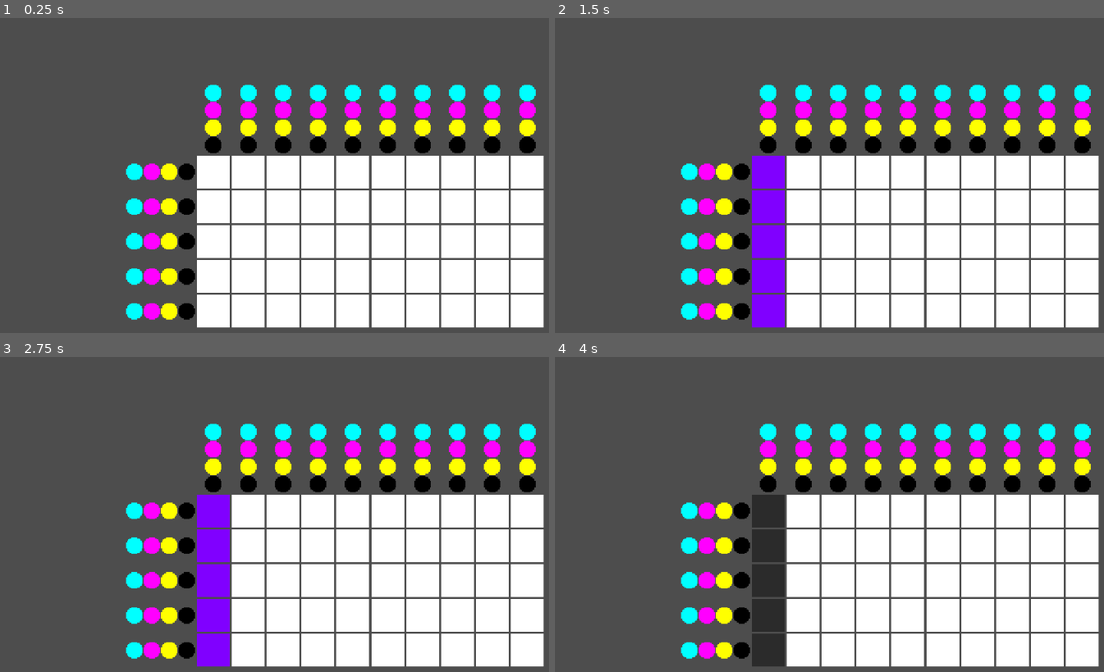
Above: before the commit, frames 1-4 (two rows, left to right).
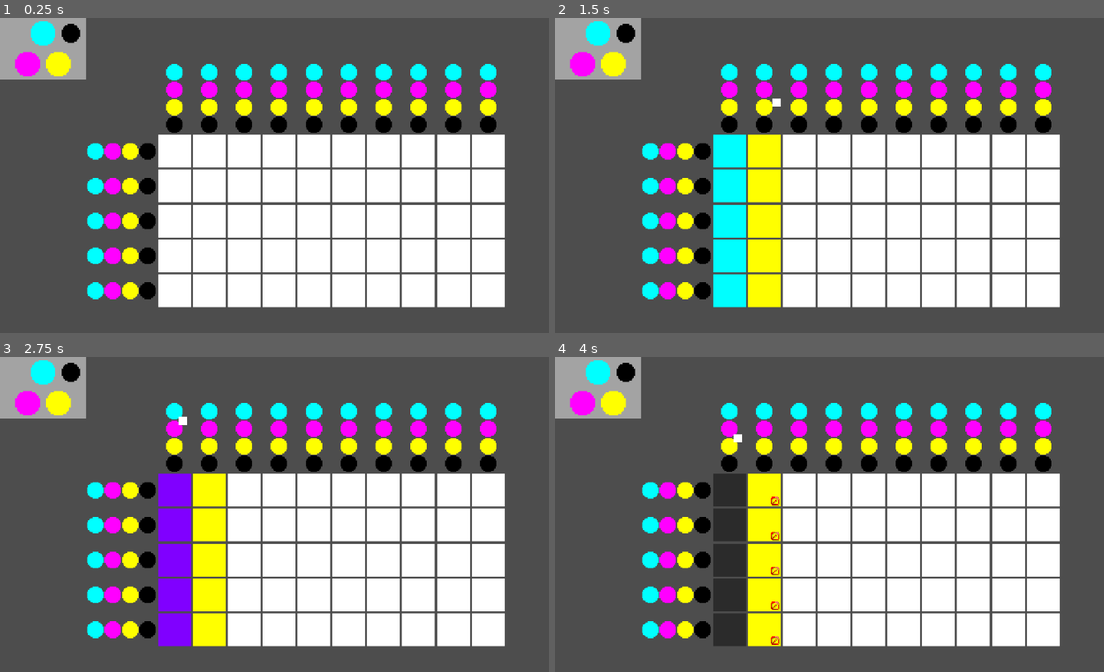
Above: after the commit, the same moments.

Repository: kaminaryu/printing-game
Game: Godot game, scene res://Scenes/main.tscn
Same seed, same stepped clock (60 frames per second), same inputs: the game is played once before the commit and once after it. Before the commit the project starts from res://Objects/Printer/PrintingGrid/printing_grid.tscn.
Inputs (mouse positions are in pixels of both pictures, inside the frame that each line leads up to; where the layout moved, square brackets give the same spot in the first picture):
- Up to frame 1 (0.25 s): no input
- Up to frame 2 (1.5 s): click (730, 71) [769, 93] at 0.5 s; click (769, 109) at 1.27 s
- Up to frame 3 (2.75 s): click (175, 429) at 2.02 s
- Up to frame 4 (4 s): click (769, 467) at 2.77 s; click (730, 445) at 3.52 s

The runs differ from the first frame. In frame 1, 35% of the frame differs, in the area x 0-100%, y 0-99%; in frame 2, 37%; in frame 3, 38%; in frame 4, 37%.

Commit message:
Feat: Add temp color picker

Diff:
--- /dev/null
+++ b/Autoloads/color_manager.gd
@@ -0,0 +1,43 @@
+extends Node
+
+const CHANNELS: Array[String] = ["c", "m", "y", "k"]
+const CHANNEL_COLORS: Array[String] = ["#00FFFF", "#FF00FF", "#FFFF00", "#000000"]
+
+# key = CMYK
+const COLOR_GLOSSARY: Dictionary = {
+	"000": "#FFFFFF",  # No ink (paper)
+	"100": "#00FFFF",  # C
+	"010": "#FF00FF",  # M
+	"001": "#FFFF00",  # Y
+
+	"200": "#00CCCC",  # C + C
+	"300": "#009999",  # C + C + C
+
+	"020": "#CC00CC",  # M + M
+	"030": "#990099",  # M + M + M
+
+	"002": "#CCCC00",  # Y + Y
+	"003": "#999900",  # Y + Y + Y
+
+	"110": "#8000FF",  # C + M
+	"101": "#00FF40",  # C + Y
+	"011": "#FF0080",  # M + Y
+	"111": "#2B2B2B",  # C + M + Y
+
+	"210": "#2E2EFF",  # C + C + M
+	"201": "#00A6A6",  # C + C + Y
+
+	"120": "#8000A6",  # M + M + C
+	"021": "#C00000",  # M + M + Y
+
+	"102": "#80FF00",  # Y + Y + C
+	"012": "#FF8000",  # Y + Y + M
+}
+
+var selected_color: int = -1
+
+
+func get_selected_color() -> String :
+	if (selected_color == -1) :
+		return "#fff"
+	return CHANNEL_COLORS[selected_color]
--- a/Objects/Printer/PrintingGrid/printing_grid.gd
+++ b/Objects/Printer/PrintingGrid/printing_grid.gd
@@ -8,11 +8,10 @@
 
 const GRID_SQUARE_SIZE: int = 32
 const CELL_GAP: int = 2
-const CHANNELS: Array[String] = ["c", "m", "y", "k"]
 const BUTTON_COLORS: Array[String] = ["#00FFFF", "#FF00FF", "#FFFF00", "#000000"]
 
 
-class GridCell:
+class GridCell :
 	var this: Node2D
 	var ink_locked: bool = false
 	var c: int = 0
@@ -46,43 +45,6 @@
 		y = 0
 		toggle_ink_lock(false)
 
-
-# key = CMYK
-const COLOR_GLOSSARY: Dictionary = {
-	"000": "#FFFFFF",  # No ink (paper)
-	"100": "#00FFFF",  # C
-	"010": "#FF00FF",  # M
-	"001": "#FFFF00",  # Y
-
-	"200": "#00CCCC",  # C + C
-	"300": "#009999",  # C + C + C
-
-	"020": "#CC00CC",  # M + M
-	"030": "#990099",  # M + M + M
-
-	"002": "#CCCC00",  # Y + Y
-	"003": "#999900",  # Y + Y + Y
-
-	"110": "#8000FF",  # C + M
-	"101": "#00FF40",  # C + Y
-	"011": "#FF0080",  # M + Y
-	"111": "#2B2B2B",  # C + M + Y
-
-	"210": "#2E2EFF",  # C + C + M
-	"201": "#00A6A6",  # C + C + Y
-
-	"120": "#8000A6",  # M + M + C
-	"021": "#C00000",  # M + M + Y
-
-	"102": "#80FF00",  # Y + Y + C
-	"012": "#FF8000",  # Y + Y + M
-
-	# "2110": "#1A1A40",  # C + C + M + Y
-	# "1210": "#4A001F",  # M + M + C + Y
-	# "1120": "#3A3A00",  # Y + Y + C + M
-}
-
-
 var grid: Array = []
 
 
@@ -107,7 +69,7 @@
 func _init_buttons() -> void :
 	# column button
 	for col in range(grid_size.x):
-		for i in CHANNELS.size():
+		for i in ColorManager.CHANNELS.size():
 			var btn: TextureButton = button_scene.instantiate()
 			btn.position = Vector2(
 				col * (GRID_SQUARE_SIZE + CELL_GAP) - 8,
@@ -115,14 +77,14 @@
 			)
 			btn.grid_alignment = "col"
 			btn.grid_index = col
-			btn.ink_channel = CHANNELS[i]
+			btn.ink_channel = ColorManager.CHANNELS[i]
 			btn.paint_requested.connect(_on_paint_request)
 			btn.modulate = Color.from_string(BUTTON_COLORS[i], "#670067")
 			add_child(btn)
 
 	# row buttons
 	for row in range(grid_size.y):
-		for i in CHANNELS.size():
+		for i in ColorManager.CHANNELS.size():
 			var btn: TextureButton = button_scene.instantiate()
 			btn.position = Vector2(
 				-(GRID_SQUARE_SIZE + 2) * ((3-i)/2.0 + 1),
@@ -130,7 +92,7 @@
 			)
 			btn.grid_alignment = "row"
 			btn.grid_index = row
-			btn.ink_channel = CHANNELS[i]
+			btn.ink_channel = ColorManager.CHANNELS[i]
 			btn.paint_requested.connect(_on_paint_request)
 			btn.modulate = Color.from_string(BUTTON_COLORS[i], "#670067")
 			add_child(btn)
@@ -161,7 +123,7 @@
 			continue
 
 		# if channel = K, lock
-		if (channel == CHANNELS[3]) :
+		if (channel == ColorManager.CHANNELS[3]) :
 			cell.toggle_ink_lock(true)
 			continue
 
@@ -179,7 +141,7 @@
 			continue
 
 		# if channel = K, lock
-		if (channel == CHANNELS[3]) :
+		if (channel == ColorManager.CHANNELS[3]) :
 			cell.toggle_ink_lock(true)
 			continue
 
@@ -189,7 +151,7 @@
 
 func _update_cell_color(cell: GridCell) -> void :
 	var key: String = cell.color_key()
-	var hex: String = COLOR_GLOSSARY.get(key, "#000000")
+	var hex: String = ColorManager.COLOR_GLOSSARY.get(key, "#000000")
 
 	cell.this.get_node("GridTexture").modulate = Color.from_string(hex, Color.PURPLE)
 
--- a/Objects/Printer/PrintingGrid/printing_grid.tscn
+++ b/Objects/Printer/PrintingGrid/printing_grid.tscn
@@ -3,6 +3,5 @@
 [ext_resource type="Script" uid="uid://tox2yujgphde" path="res://Objects/Printer/PrintingGrid/printing_grid.gd" id="1_whvfb"]
 
 [node name="PrintingGrid" type="Node2D" unique_id=1528432382]
-position = Vector2(208, 150)
 script = ExtResource("1_whvfb")
 grid_size = Vector2(10, 5)
--- /dev/null
+++ b/Scenes/main.tscn
@@ -0,0 +1,16 @@
+[gd_scene format=3 uid="uid://b51cck50u8a2w"]
+
+[ext_resource type="PackedScene" uid="uid://iivroqoa8ayc" path="res://Objects/Printer/PrintingGrid/printing_grid.tscn" id="1_jjgbg"]
+[ext_resource type="PackedScene" uid="uid://45i1rane3fvq" path="res://UI/Widgets/color_picker.tscn" id="2_bo1nx"]
+[ext_resource type="PackedScene" uid="uid://dewnfey8vrhg7" path="res://UI/Cursor/color_picker_indicator.tscn" id="3_8gbba"]
+
+[node name="Main" type="Node2D" unique_id=1872288472]
+
+[node name="PrintingGrid" parent="." unique_id=1528432382 instance=ExtResource("1_jjgbg")]
+position = Vector2(170, 130)
+
+[node name="CanvasLayer" type="CanvasLayer" parent="." unique_id=1606522880]
+
+[node name="ColorPicker" parent="CanvasLayer" unique_id=1473046839 instance=ExtResource("2_bo1nx")]
+
+[node name="ColorPickerIndicator" parent="CanvasLayer" unique_id=1218155847 instance=ExtResource("3_8gbba")]
--- /dev/null
+++ b/UI/Cursor/color_picker_indicator.gd
@@ -0,0 +1,5 @@
+extends Node2D
+
+func _process(_delta: float) -> void :
+	position = get_global_mouse_position() + Vector2(8, -8)
+	modulate = Color.from_string(ColorManager.get_selected_color(), "#fff")
--- /dev/null
+++ b/UI/Cursor/color_picker_indicator.tscn
@@ -0,0 +1,12 @@
+[gd_scene format=3 uid="uid://dewnfey8vrhg7"]
+
+[ext_resource type="Texture2D" uid="uid://wu4jd5wtjjsq" path="res://Assets/GridPlaceholder.png" id="1_215ar"]
+[ext_resource type="Script" uid="uid://bndqkdsruoqav" path="res://UI/Cursor/color_picker_indicator.gd" id="1_x24y7"]
+
+[node name="ColorPickerIndicator" type="Node2D" unique_id=1218155847]
+texture_filter = 1
+scale = Vector2(0.25, 0.25)
+script = ExtResource("1_x24y7")
+
+[node name="Sprite2D" type="Sprite2D" parent="." unique_id=429102677]
+texture = ExtResource("1_215ar")
--- /dev/null
+++ b/UI/Widgets/color_picker.gd
@@ -0,0 +1,16 @@
+extends Control
+
+func _on_cyan_button_button_down() -> void:
+	ColorManager.selected_color = 0
+
+
+func _on_magenta_button_button_down() -> void:
+	ColorManager.selected_color = 1
+
+
+func _on_yellow_button_button_down() -> void:
+	ColorManager.selected_color = 2
+
+
+func _on_key_button_button_down() -> void:
+	ColorManager.selected_color = 3
--- /dev/null
+++ b/UI/Widgets/color_picker.tscn
@@ -0,0 +1,85 @@
+[gd_scene format=3 uid="uid://45i1rane3fvq"]
+
+[ext_resource type="Texture2D" uid="uid://bqr6vw68o2svu" path="res://Assets/ColorNode.png" id="1_0nyf2"]
+[ext_resource type="Texture2D" uid="uid://wu4jd5wtjjsq" path="res://Assets/GridPlaceholder.png" id="1_5diiv"]
+[ext_resource type="Script" uid="uid://cr5anc36lon8y" path="res://UI/Widgets/color_picker.gd" id="1_fvttv"]
+
+[node name="ColorPicker" type="Control" unique_id=1473046839]
+texture_filter = 1
+layout_mode = 3
+anchors_preset = 3
+anchor_left = 1.0
+anchor_top = 1.0
+anchor_right = 1.0
+anchor_bottom = 1.0
+offset_left = -640.0
+offset_top = -360.0
+offset_right = -584.0
+offset_bottom = -320.0
+grow_horizontal = 0
+grow_vertical = 0
+scale = Vector2(1.5, 1.5)
+script = ExtResource("1_fvttv")
+
+[node name="TextureRect" type="TextureRect" parent="." unique_id=1717155224]
+modulate = Color(1, 1, 1, 0.4862745)
+layout_mode = 0
+offset_right = 56.0
+offset_bottom = 40.0
+grow_horizontal = 2
+grow_vertical = 2
+mouse_filter = 2
+texture = ExtResource("1_5diiv")
+
+[node name="MainColumn" type="VBoxContainer" parent="." unique_id=1085291825]
+layout_mode = 0
+offset_right = 56.0
+offset_bottom = 40.0
+grow_horizontal = 2
+grow_vertical = 2
+alignment = 1
+
+[node name="TopRow" type="HBoxContainer" parent="MainColumn" unique_id=45868617]
+layout_mode = 2
+alignment = 1
+
+[node name="CyanButton" type="TextureButton" parent="MainColumn/TopRow" unique_id=99509806]
+modulate = Color(0, 1, 1, 1)
+layout_mode = 2
+texture_normal = ExtResource("1_0nyf2")
+
+[node name="BottomRow" type="HBoxContainer" parent="MainColumn" unique_id=1806438980]
+layout_mode = 2
+alignment = 1
+
+[node name="MagentaButton" type="TextureButton" parent="MainColumn/BottomRow" unique_id=565149061]
+modulate = Color(1, 0, 1, 1)
+layout_mode = 2
+texture_normal = ExtResource("1_0nyf2")
+
+[node name="YellowButton" type="TextureButton" parent="MainColumn/BottomRow" unique_id=1821832126]
+modulate = Color(1, 1, 0, 1)
+layout_mode = 2
+texture_normal = ExtResource("1_0nyf2")
+
+[node name="HBoxContainer" type="HBoxContainer" parent="." unique_id=248726521]
+layout_mode = 1
+anchors_preset = 1
+anchor_left = 1.0
+anchor_right = 1.0
+offset_left = -16.0
+offset_bottom = 16.0
+grow_horizontal = 0
+scale = Vector2(0.75, 0.75)
+pivot_offset_ratio = Vector2(0, 1)
+size_flags_horizontal = 8
+
+[node name="KeyButton" type="TextureButton" parent="HBoxContainer" unique_id=1020488753]
+modulate = Color(0, 0, 0, 1)
+layout_mode = 2
+texture_normal = ExtResource("1_0nyf2")
+
+[connection signal="button_down" from="MainColumn/TopRow/CyanButton" to="." method="_on_cyan_button_button_down"]
+[connection signal="button_down" from="MainColumn/BottomRow/MagentaButton" to="." method="_on_magenta_button_button_down"]
+[connection signal="button_down" from="MainColumn/BottomRow/YellowButton" to="." method="_on_yellow_button_button_down"]
+[connection signal="button_down" from="HBoxContainer/KeyButton" to="." method="_on_key_button_button_down"]
--- a/project.godot
+++ b/project.godot
@@ -11,9 +11,13 @@
 [application]
 
 config/name="printer"
-run/main_scene="uid://iivroqoa8ayc"
+run/main_scene="uid://b51cck50u8a2w"
 config/features=PackedStringArray("4.6", "GL Compatibility")
 config/icon="res://icon.svg"
+
+[autoload]
+
+ColorManager="*uid://d3q1sgy2f5use"
 
 [display]
 
Not shown, added: Autoloads/color_manager.gd.uid
Not shown, added: UI/Cursor/color_picker_indicator.gd.uid
Not shown, added: UI/Widgets/color_picker.gd.uid
